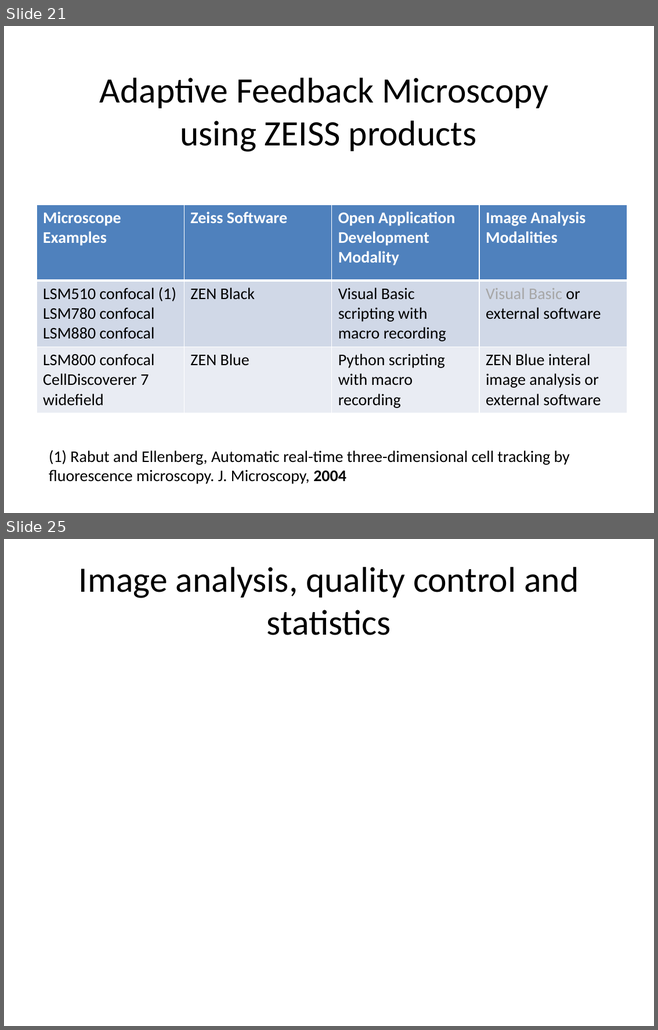
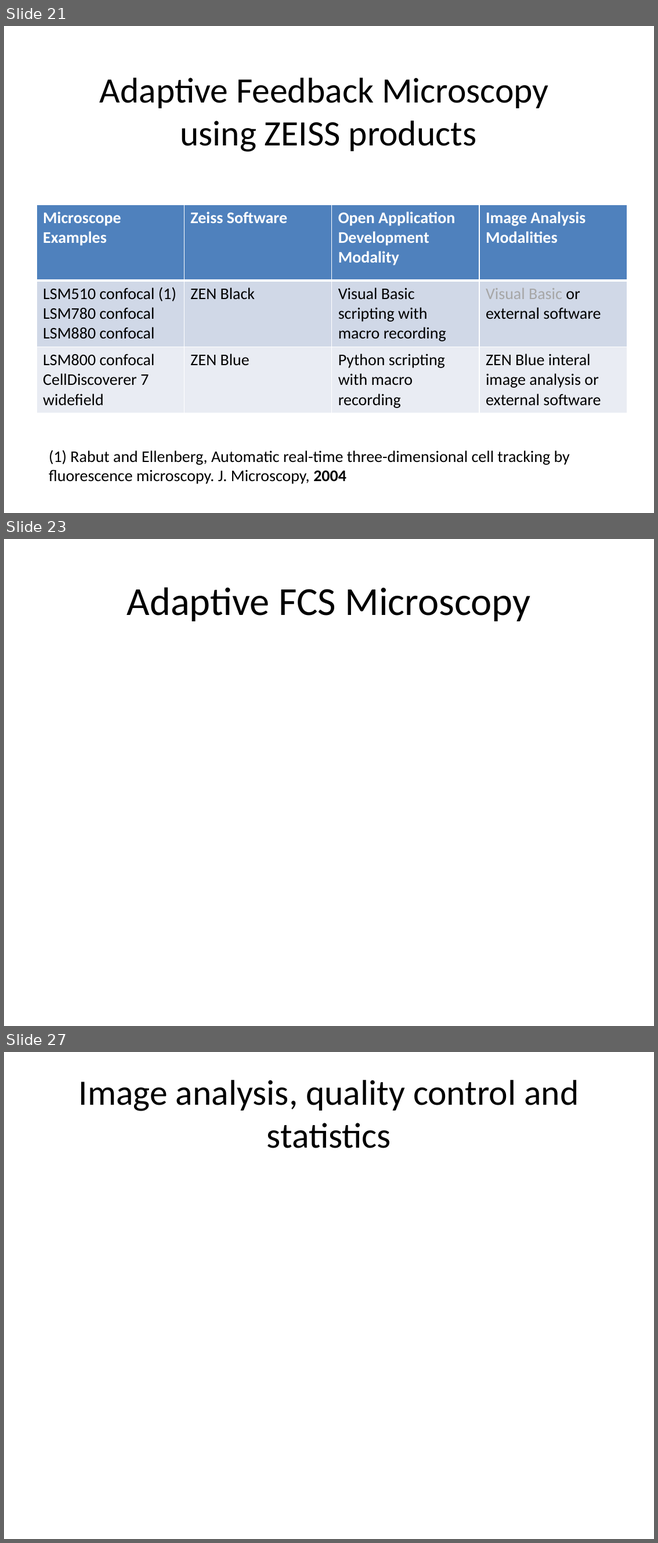
Before and after one commit to tischi/talk-2016-ASCB, a slide deck: 2016-12-07--Tischi--ASCB--ZEISS.pptx. Shown one above the other, each under a label of ours: slides 21 and 25 before the commit, slides 21, 23 and 27 after it; the slides between them are not shown. The pictures are 658x1030 and 658x1543 pixels, drawn with LibreOffice and Linux fonts; fonts in the diff are those of the drawing. Boxes give left, top, right and bottom in pixels: in the first picture for what was removed or moved away, otherwise in the second. Text is boxed around its words. In the diff, an @@ line names an element or a change of style, - is before the commit and + after.

```diff
--- a/2016-12-07--Tischi--ASCB--ZEISS.pptx
+++ b/2016-12-07--Tischi--ASCB--ZEISS.pptx
@@ slide 23 added at box(4, 539, 654, 1026), background #FFFFFF @@
@@ title added at box(127, 587, 531, 621), 44 pt, text #000000 @@
+Adaptive FCS Microscopy
@@ what was slide 25 is now slide 27 @@
```
Also in this commit, not shown: 1 slide changed, 4 other slides added, 3 slides removed.
